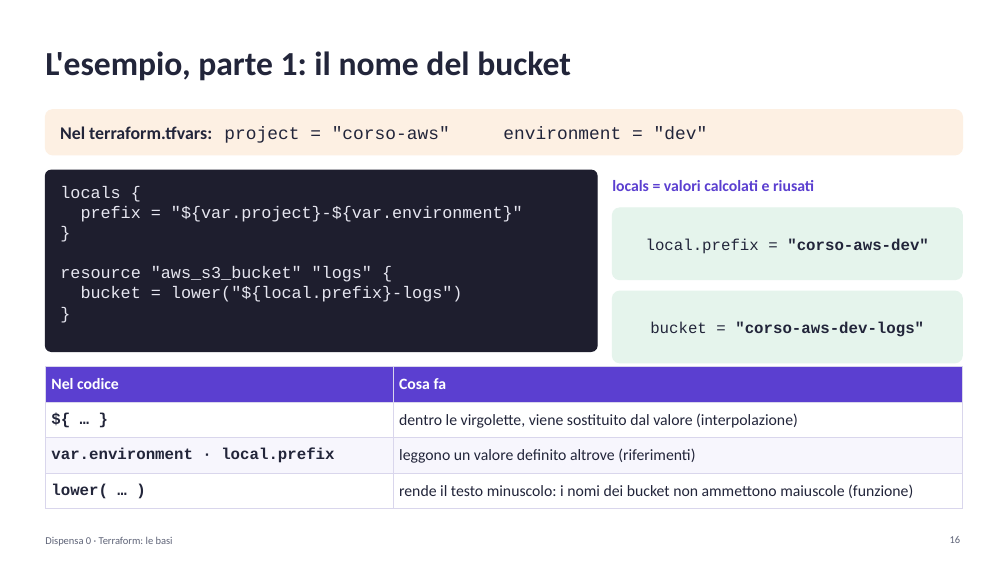
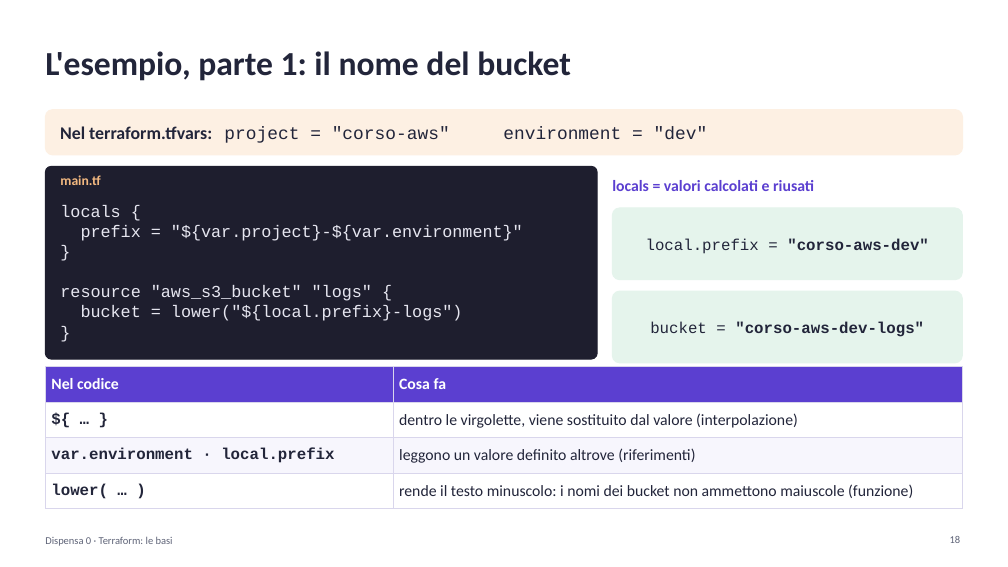
Before and after one commit to cereZ23/aws, a slide deck: slide 18 of slide/slide-0-terraform.pptx (slide 16 before the commit). Drawn at 1008x567 pixels with LibreOffice and Linux fonts; fonts in the diff are those of the drawing. Boxes give left, top, right and bottom in pixels: in the first picture for what was removed or moved away, otherwise in the second. Text is boxed around its words. In the diff, an @@ line names an element or a change of style, - is before the commit and + after.

```diff
--- a/slide/slide-0-terraform.pptx
+++ b/slide/slide-0-terraform.pptx
@@ rounded rectangle: place and size @@
-rounded rectangle at box(45, 170, 597, 352)
+rounded rectangle at box(45, 166, 597, 359)
@@ rounded rectangle at box(45, 166, 597, 359): proportions changed @@
@@ text added at box(60, 175, 100, 185), 13 pt, text #F2B880, bold @@
+main.tf
@@ text "locals {": place and size @@
-text "locals {" at box(60, 186, 523, 302)
+text "locals {" at box(60, 205, 523, 321)
```
Also in this commit, not shown: 6 other slides changed, 2 slides added, 1 other file.
